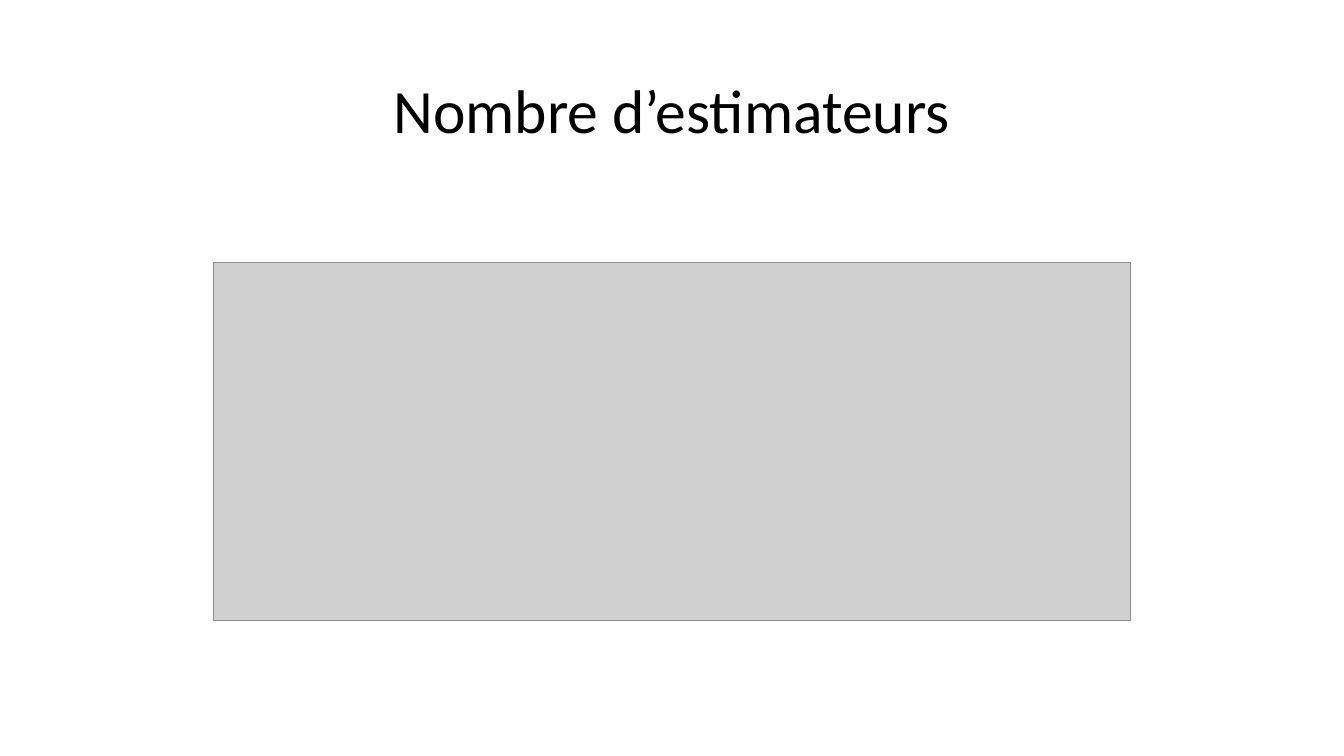
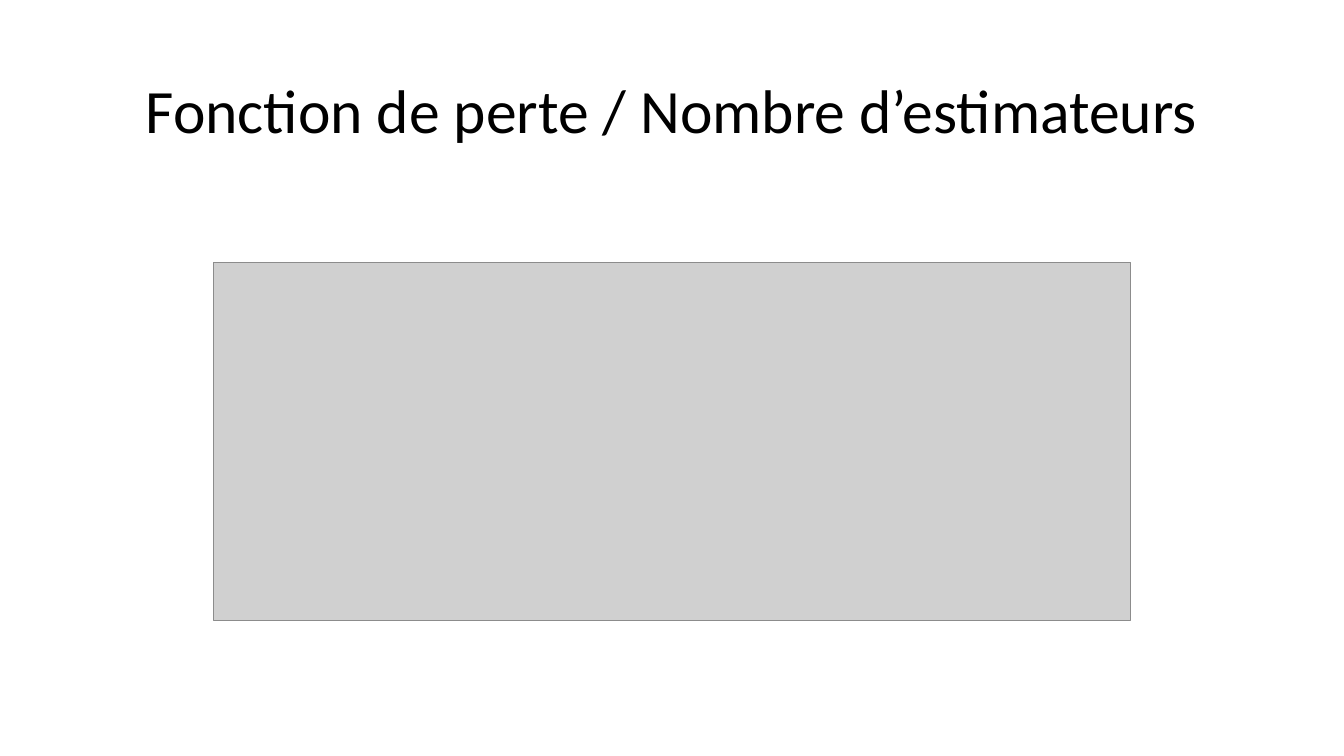
Before and after one commit to morganscao/Projet5, a slide deck: slide 38 of Rapport/P5 - Segmentez les comportements de clients.pptx (slide 37 before the commit). Drawn at 1344x756 pixels with LibreOffice and Linux fonts; fonts in the diff are those of the drawing; grey boxes stand for pictures. Boxes give left, top, right and bottom in pixels: in the first picture for what was removed or moved away, otherwise in the second. Text is boxed around its words. In the diff, an @@ line names an element or a change of style, - is before the commit and + after.

```diff
--- a/Rapport/P5 - Segmentez les comportements de clients.pptx
+++ b/Rapport/P5 - Segmentez les comportements de clients.pptx
@@ title at [146,90,1196,143]: text changed @@
-Nombre d’estimateurs
+Fonction de perte / Nombre d’estimateurs
```
Also in this commit, not shown: 7 other slides changed, 1 slide added, 1 other file.
